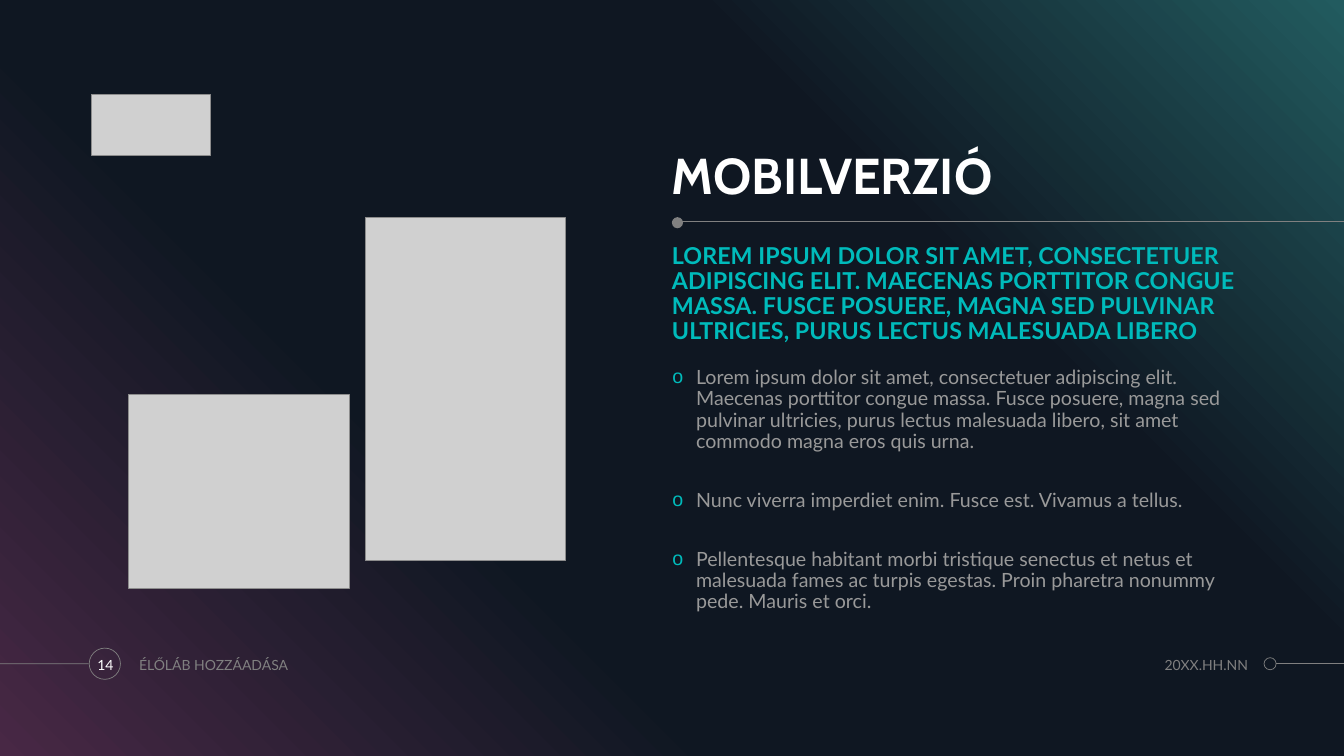
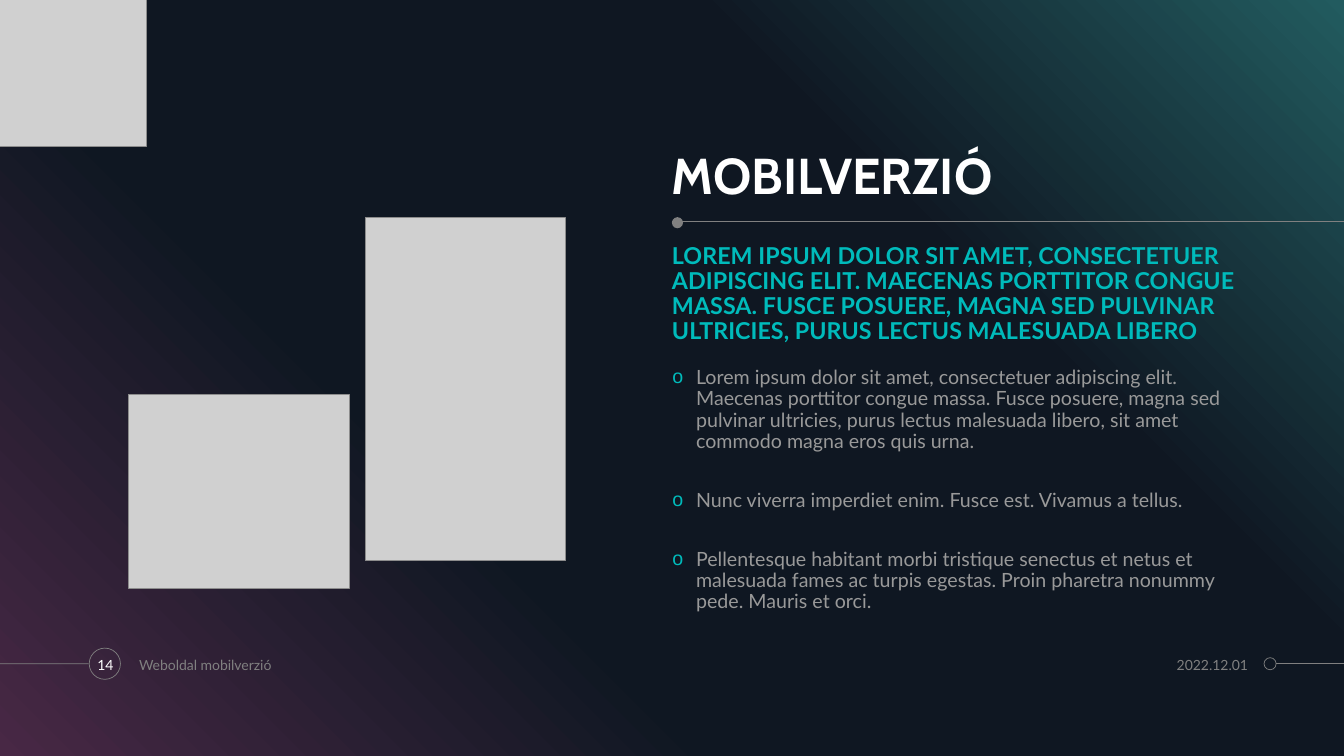
Before and after one commit to zamboilles21/terfelszinszamitas, a slide deck: slide 14 of documentation/PPT/TerFelSzoft.pptx. Drawn at 1344x756 pixels with LibreOffice and Linux fonts; fonts in the diff are those of the drawing; grey boxes stand for pictures; background and template pictures are left out. Boxes give left, top, right and bottom in pixels: in the first picture for what was removed or moved away, otherwise in the second. Text is boxed around its words. In the diff, an @@ line names an element or a change of style, - is before the commit and + after.

```diff
--- a/documentation/PPT/TerFelSzoft.pptx
+++ b/documentation/PPT/TerFelSzoft.pptx
@@ picture added at <box>0,0,146,146</box> @@
@@ picture removed at <box>92,95,211,155</box> @@
@@ text at <box>139,660,272,670</box>: text changed @@
-ÉLŐLÁB HOZZÁADÁSA
+Weboldal mobilverzió
@@ text at <box>1177,660,1248,670</box>: text changed @@
-20XX.HH.NN
+2022.12.01
```
Also in this commit, not shown: 1 slide removed, 3 other files.
